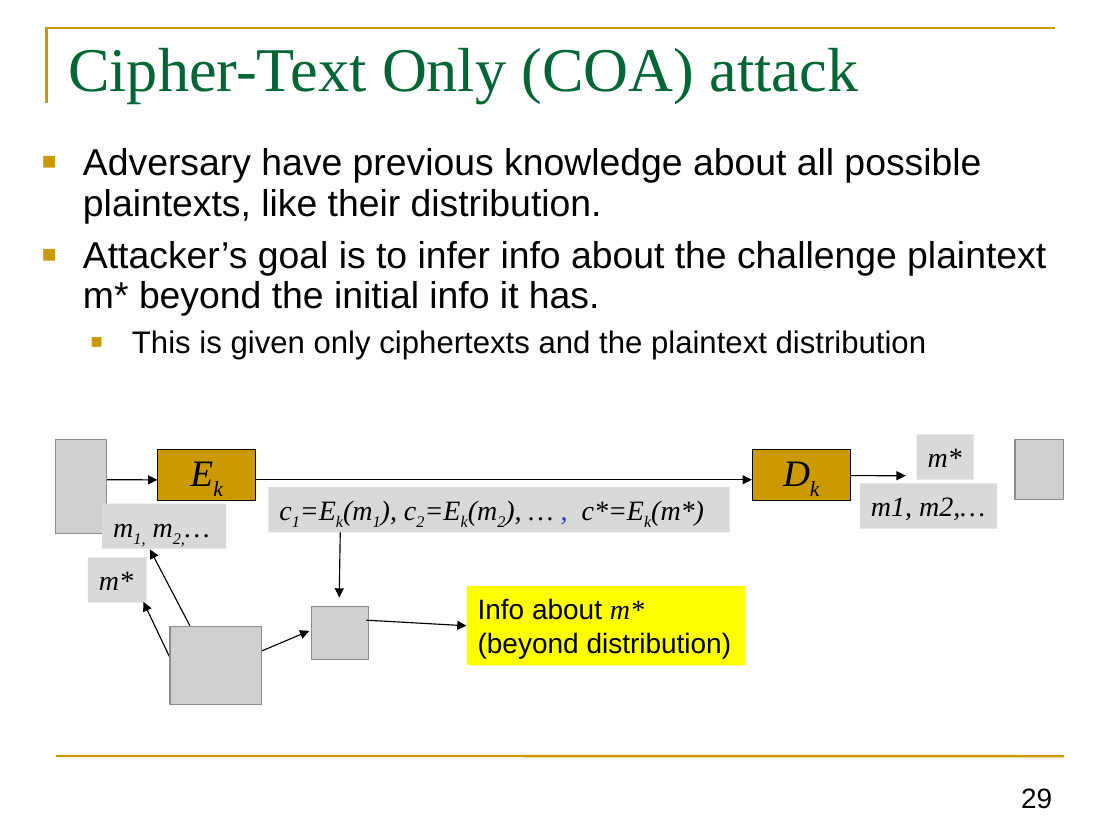
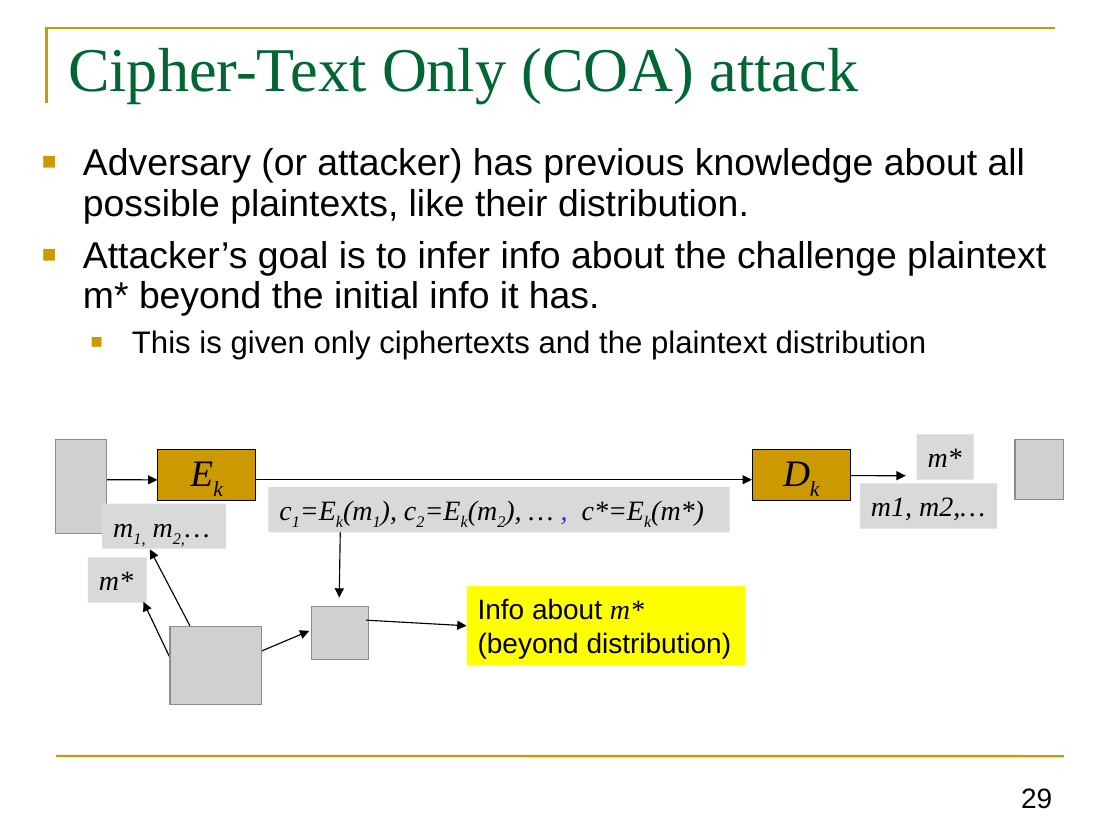
Before and after one commit to GhadaAlmashaqbeh/GhadaAlmashaqbeh.github.io, a slide deck: slide 29 of courses/cse3400-f2026/lecture2.pptx. Drawn at 1120x840 pixels with LibreOffice and Linux fonts; fonts in the diff are those of the drawing; grey boxes stand for pictures. Boxes give left, top, right and bottom in pixels: in the first picture for what was removed or moved away, otherwise in the second. Text is boxed around its words. In the diff, an @@ line names an element or a change of style, - is before the commit and + after.

```diff
--- a/courses/cse3400-f2026/lecture2.pptx
+++ b/courses/cse3400-f2026/lecture2.pptx
@@ text at [83,148,1025,223]: text changed @@
-■ Adversary have previous knowledge about all possible plaintexts, like their distribution.
+■ Adversary (or attacker) has previous knowledge about all possible plaintexts, like their distribution.
```
Also in this commit, not shown: 7 other slides changed, 2 other files.
